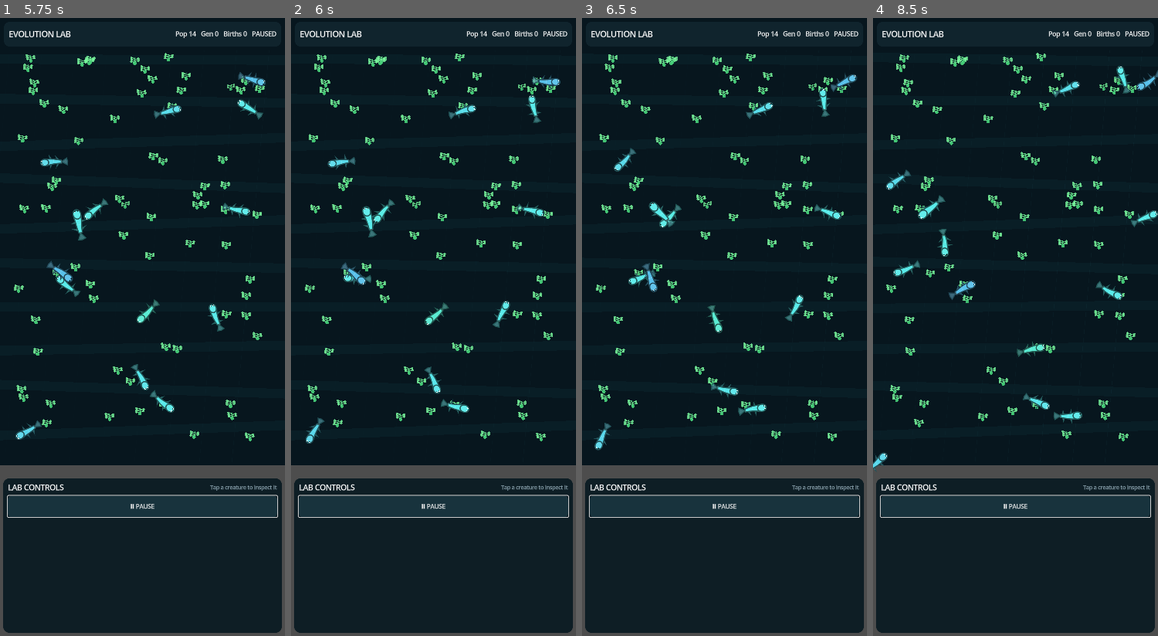
Above: before the commit, frames 1-4 (left to right).
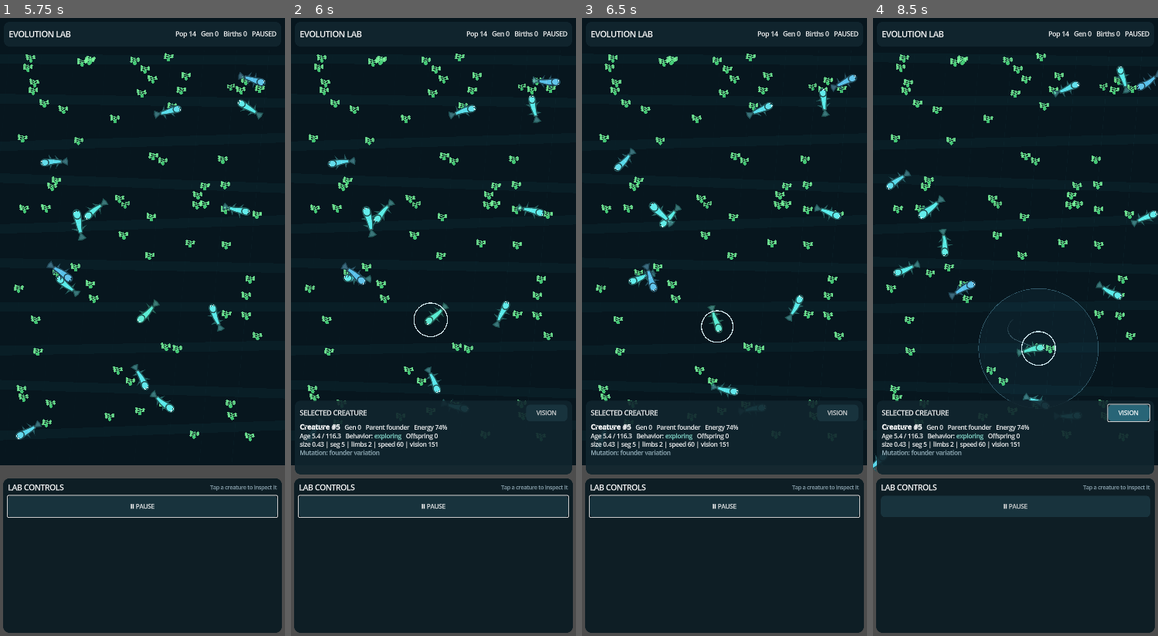
Above: after the commit, the same moments.

Repository: narmanb/procedural-evolution-simulator
Game: Godot game, scene res://scenes/main.tscn
The game is run twice, just before and just after one commit, with the same random seed, the same clock (stepped at 60 frames per second) and the same inputs.
Inputs (mouse positions are in pixels of both pictures, inside the frame that each line leads up to):
- Up to frame 1 (5.75 s): tap A at 0.5 s; move the mouse to (205, 296) at 0.52 s; tap Q at 0.6, 2.85, 4.35 s; click (205, 296) at 0.67 s; tap Space at 0.77 s; click "▶ RESUME" at 1.25 s; drag from (85, 357) to (128, 450) at 2.02 s; move the mouse to (171, 191) at 2.77 s; click (171, 191) at 2.92 s; drag from (128, 450) to (57, 234) at 3.52 s; move the mouse to (228, 419) at 4.27 s; click (228, 419) at 4.42 s; drag from (57, 234) to (99, 172) at 5.02 s
- Up to frame 2 (6 s): move the mouse to (447, 327) at 5.77 s; tap Q at 5.85 s; click (447, 327) at 5.92 s
- Up to frame 3 (6.5 s): no input
- Up to frame 4 (8.5 s): click (1129, 413) at 6.5 s, where only the run after the commit has a clickable "VISION"; click (1129, 413) at 7.25 s, where only the run after the commit has a clickable "VISION"; click (1129, 413) at 8 s, where only the run after the commit has a clickable "VISION"

Frame 1 is identical in both runs. In frame 2, 3.3% of the frame differs, in the area x 1-99%, y 46-74%; in frame 3, 3.3%; in frame 4, 4.0%, in the area x 1-99%, y 43-81%.
Error in both runs: unsupported format character in operator '%'. (res://scripts/main.gd:202)

Commit message:
Enable UI input passthrough fix

Diff:
--- a/project.godot
+++ b/project.godot
@@ -7,6 +7,9 @@
 config/name="Procedural Evolution Simulator"
 run/main_scene="res://scenes/main.tscn"
 config/features=PackedStringArray("4.3")
+
+[autoload]
+UIInputPassthrough="*res://scripts/ui_input_passthrough.gd"
 
 [display]
 window/size/viewport_width=720
